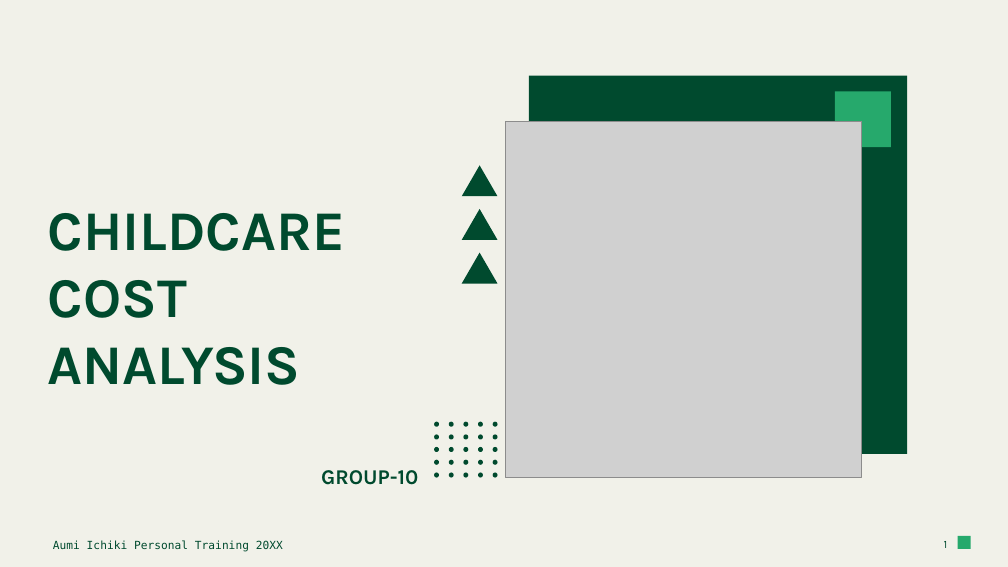
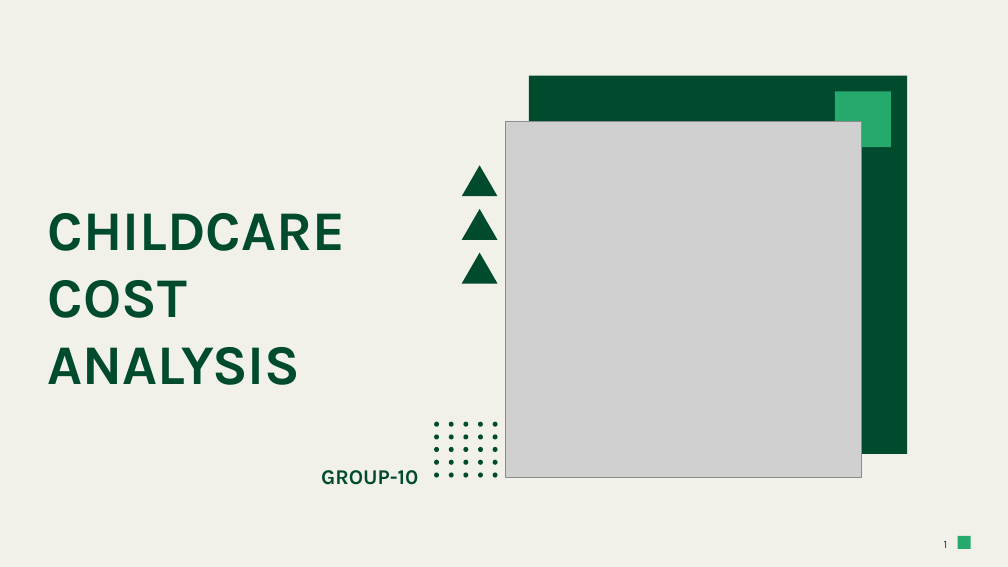
Before and after one commit to vemuladevendran/datamining, a slide deck: slide 1 of GROUP-10.pptx. Drawn at 1008x567 pixels with LibreOffice and Linux fonts; fonts in the diff are those of the drawing; grey boxes stand for pictures. Boxes give left, top, right and bottom in pixels: in the first picture for what was removed or moved away, otherwise in the second. Text is boxed around its words. In the diff, an @@ line names an element or a change of style, - is before the commit and + after.

```diff
--- a/GROUP-10.pptx
+++ b/GROUP-10.pptx
@@ subtitle removed at bbox=[53, 540, 283, 552] @@
-Aumi Ichiki Personal Training 20XX
```
Also in this commit, not shown: 2 other slides changed.
